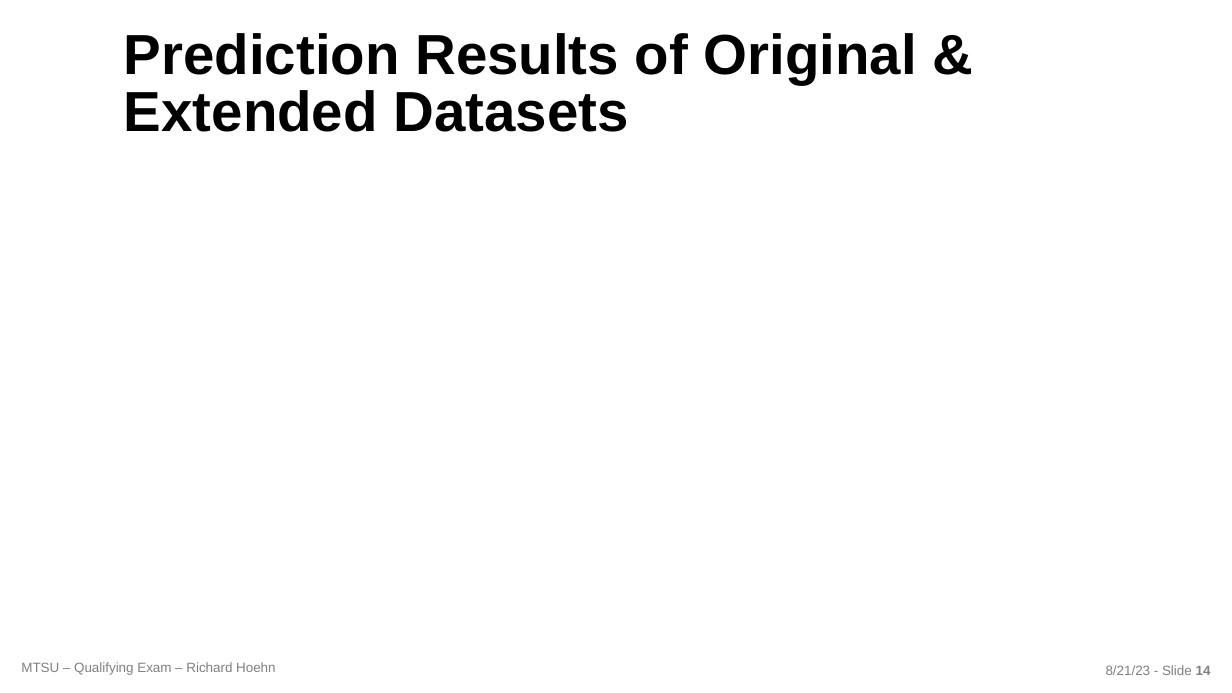
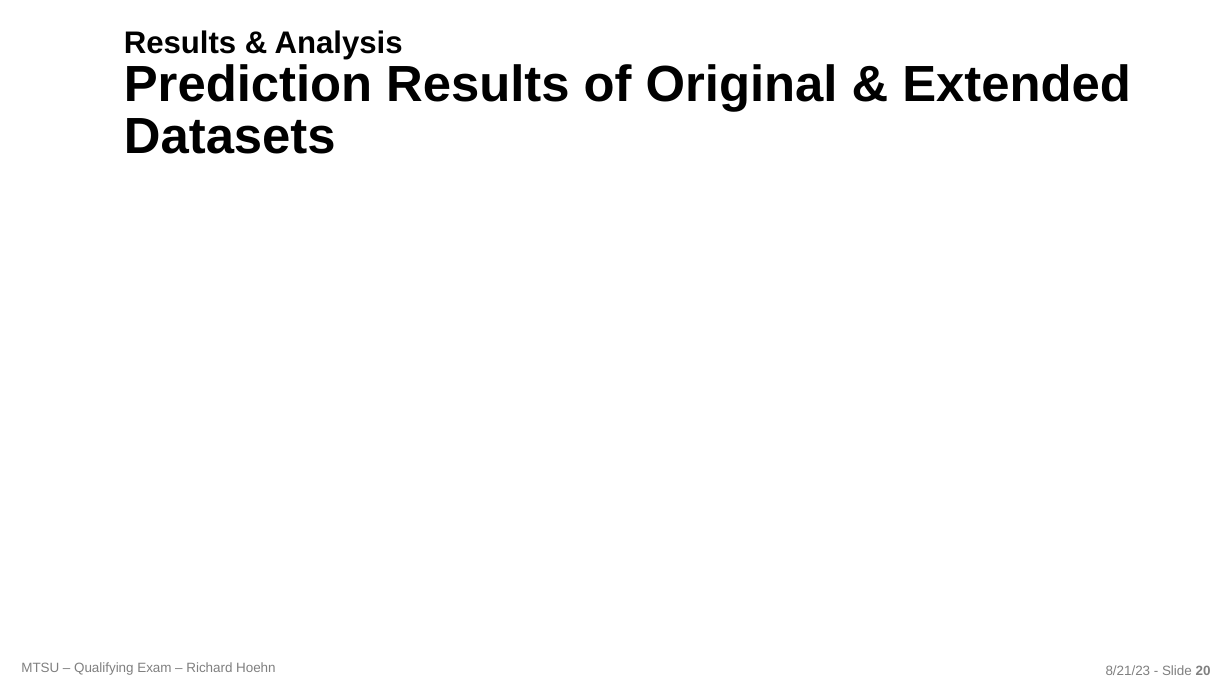
Before and after one commit to richardhoehn/mtsu.coms.qualifying-exam, a slide deck: slide 20 of presentation/COMS_Qualifying_Exam-2023-08-21.pptx (slide 14 before the commit). Drawn at 1232x693 pixels with LibreOffice and Linux fonts; fonts in the diff are those of the drawing; background and template pictures are left out. Boxes give left, top, right and bottom in pixels: in the first picture for what was removed or moved away, otherwise in the second. Text is boxed around its words. In the diff, an @@ line names an element or a change of style, - is before the commit and + after.

Commit message:
Presentation Updates

```diff
--- a/presentation/COMS_Qualifying_Exam-2023-08-21.pptx
+++ b/presentation/COMS_Qualifying_Exam-2023-08-21.pptx
@@ title at (124,30,1131,154): text changed; size 44 to 39.6 pt @@
-Prediction Results of Original & Extended Datasets
+Results & Analysis
+Prediction Results of Original & Extended Datasets
@@ text at (1106,665,1211,675): text changed @@
-8/21/23 - Slide 14
+8/21/23 - Slide 20
```
Also in this commit, not shown: 5 other slides changed, 15 slides added, 8 slides removed, 14 other files.
